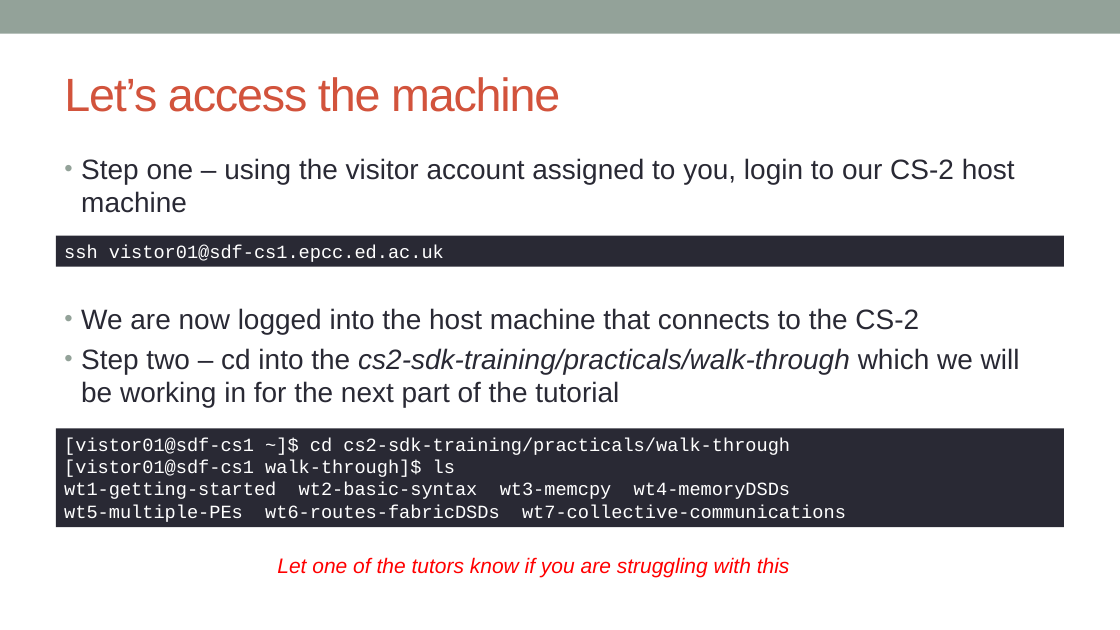
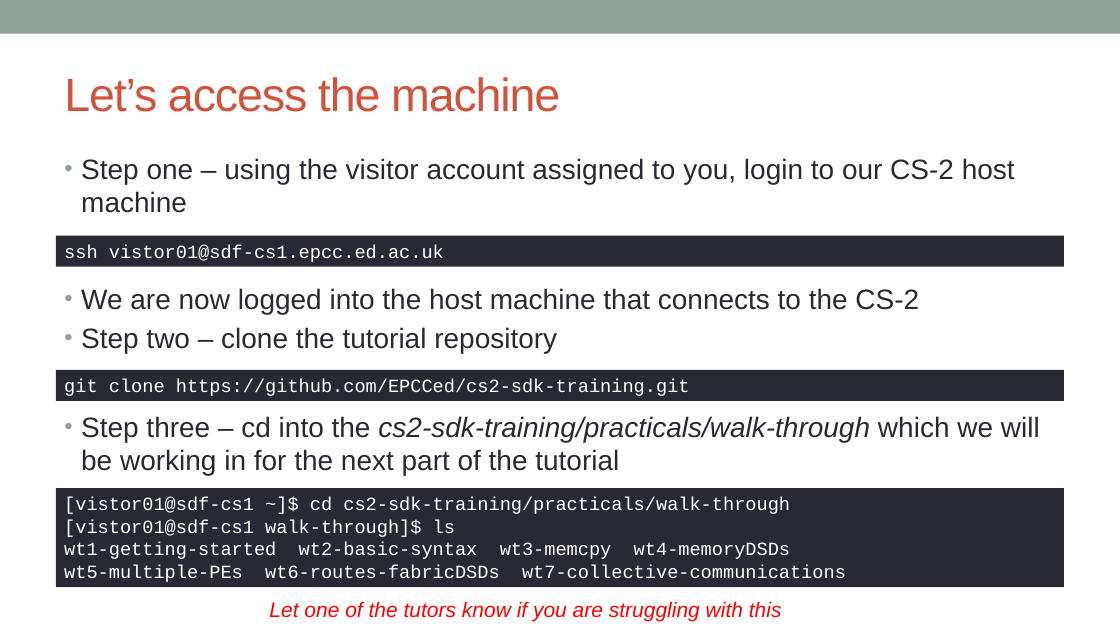
Before and after one commit to EPCCed/cs2-sdk-training, a slide deck: slide 3 of lectures/powerpoints/Accessing CS-2.pptx. Drawn at 1120x630 pixels with LibreOffice and Linux fonts; fonts in the diff are those of the drawing. Boxes give left, top, right and bottom in pixels: in the first picture for what was removed or moved away, otherwise in the second. Text is boxed around its words. In the diff, an @@ line names an element or a change of style, - is before the commit and + after.

Commit message:
Added git clone repository instruction

```diff
--- a/lectures/powerpoints/Accessing CS-2.pptx
+++ b/lectures/powerpoints/Accessing CS-2.pptx
@@ text "We are now logged into ...": place and size @@
-text "We are now logged into ..." at (81,308,1020,407)
+text "We are now logged into ..." at (81,288,919,354)
@@ text at (81,327,557,354): text changed @@
-• Step two – cd into the cs2-sdk-training/practicals/walk-through which we will be working in for the next part of the tutorial
+• Step two – clone the tutorial repository
@@ rectangle added at (56,370,1065,401), fill #292934, 16 pt, text #FFFFFF @@
+git clone https://github.com/EPCCed/cs2-sdk-training.git
@@ text added at (81,416,1040,476), 24 pt, text #292934 @@
+• Step three – cd into the cs2-sdk-training/practicals/walk-through which we will be working in for the next part of the tutorial
@@ rectangle "[vistor01@sdf-cs1 ~]$ cd cs2-sdk-training/practicals/walk-th ...": place and size @@
-rectangle "[vistor01@sdf-cs1 ~]$ cd cs2-sdk-training/practicals/walk-th ..." at (56,429,1065,528)
+rectangle "[vistor01@sdf-cs1 ~]$ cd cs2-sdk-training/practicals/walk-th ..." at (56,488,1065,587)
@@ text "Let one of the tutors ...": place and size @@
-text "Let one of the tutors ..." at (277,557,790,577)
+text "Let one of the tutors ..." at (269,601,782,622)
```
Also in this commit, not shown: 1 other file.
